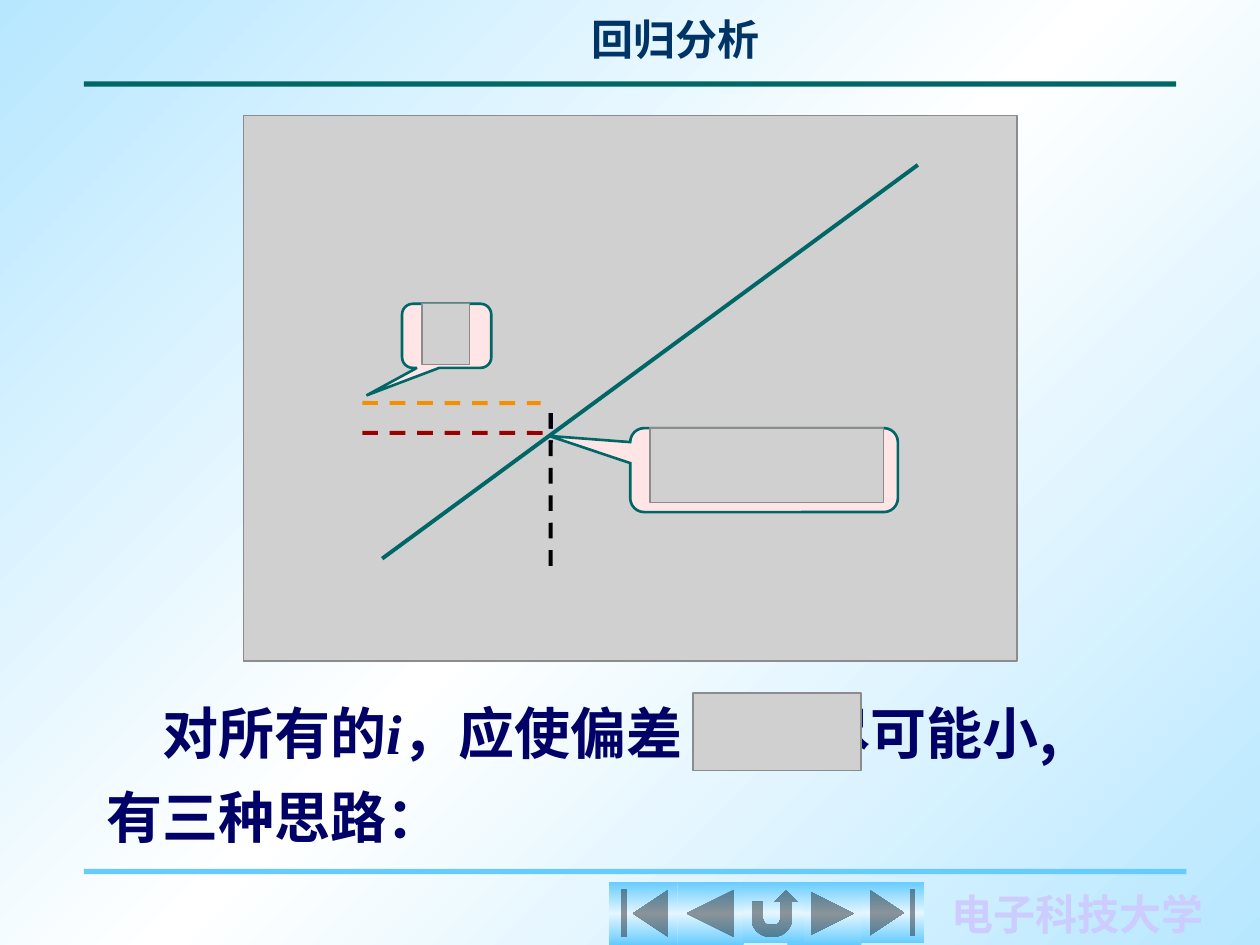
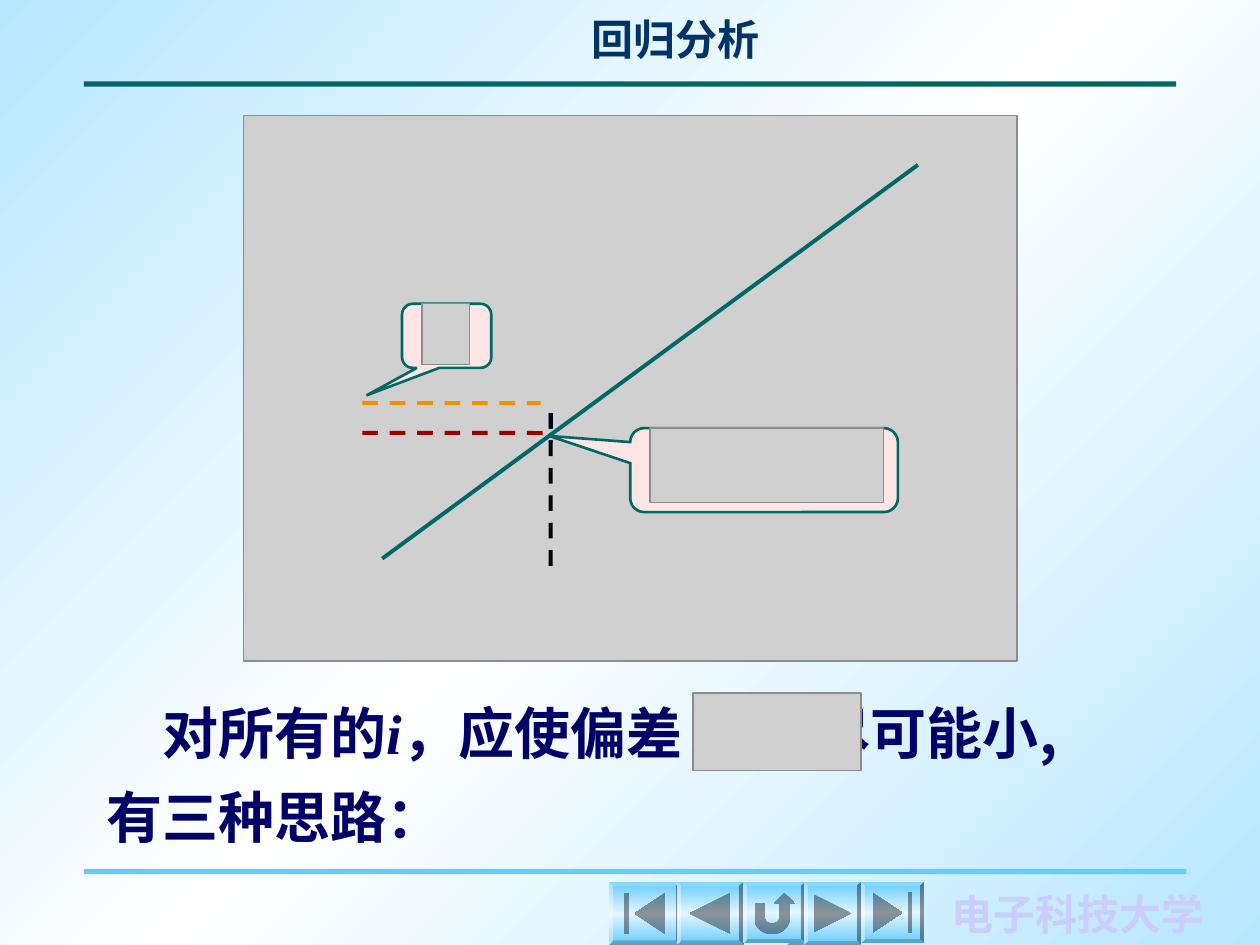
Before and after one commit to RNCHEN/rebuild-2022, a slide deck: slide 7 of possibilities/概率论/Chapter 9/C9_2-1.PPT. Drawn at 1260x945 pixels with LibreOffice and Linux fonts; fonts in the diff are those of the drawing; grey boxes stand for pictures. Boxes give left, top, right and bottom in pixels: in the first picture for what was removed or moved away, otherwise in the second. Text is boxed around its words. In the diff, an @@ line names an element or a change of style, - is before the commit and + after.

```diff
--- a/possibilities/概率论/Chapter 9/C9_2-1.PPT
+++ b/possibilities/概率论/Chapter 9/C9_2-1.PPT
@@ outline redrawn in 6 elements at <box>788,882,861,945</box>, <box>609,882,680,945</box>, <box>677,882,743,945</box>, <box>743,882,805,944</box>, <box>804,882,861,945</box>, <box>861,882,924,944</box> @@
```
Also in this commit, not shown: 36 other slides changed, 7 other files.
